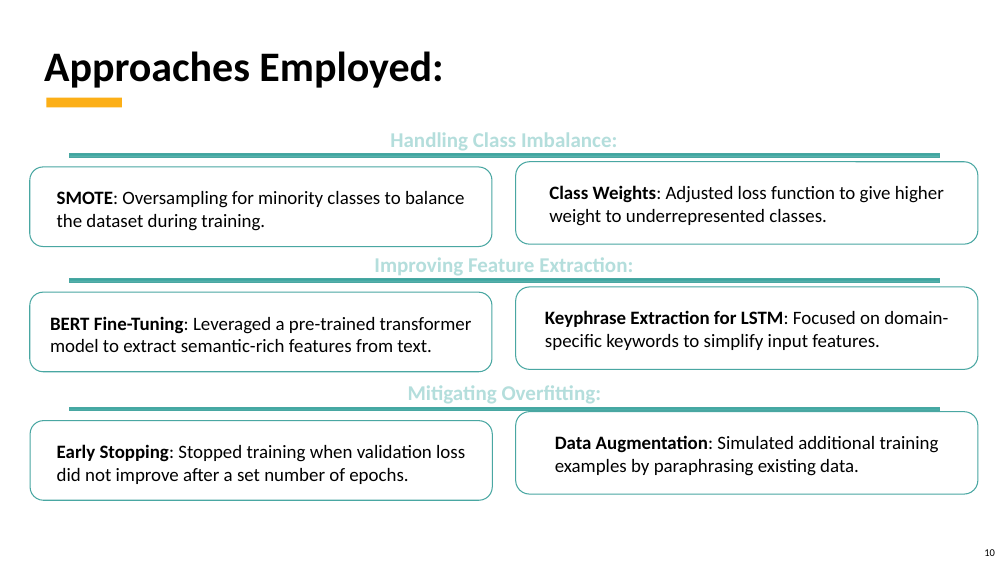
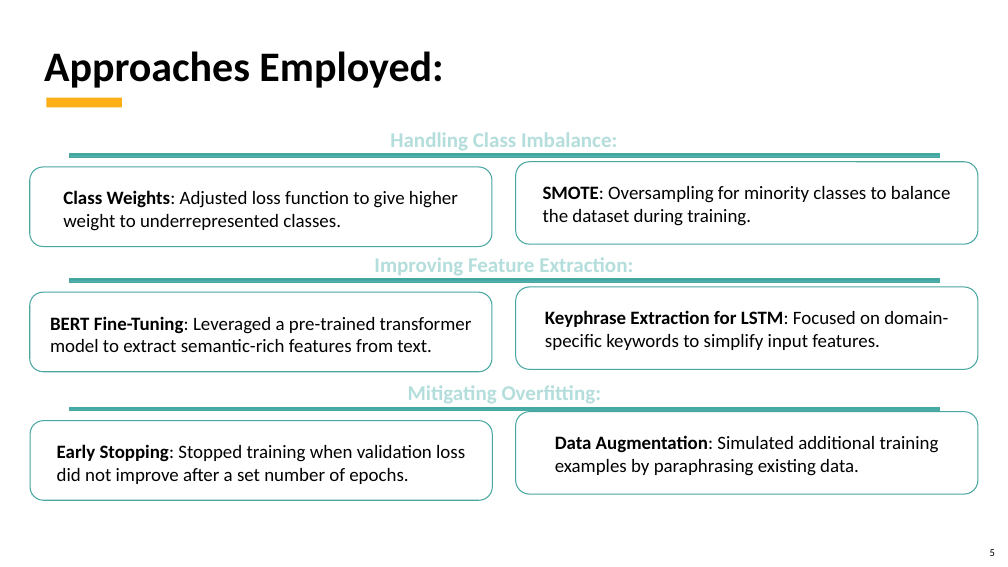
Before and after one commit to kubernetes-world/3666-ANLP-Predicting-ECB-Monetary-Policy, a slide deck: slide 5 of 3666 ANLP - Predicting ECB Monetary Policy.Final Project.pptx (slide 10 before the commit). Drawn at 1008x567 pixels with LibreOffice and Linux fonts; fonts in the diff are those of the drawing; background and template pictures are left out. Boxes give left, top, right and bottom in pixels: in the first picture for what was removed or moved away, otherwise in the second. Text is boxed around its words. In the diff, an @@ line names an element or a change of style, - is before the commit and + after.

```diff
--- a/3666 ANLP - Predicting ECB Monetary Policy.Final Project.pptx
+++ b/3666 ANLP - Predicting ECB Monetary Policy.Final Project.pptx
@@ text in rounded rectangle at [63, 190, 458, 231]: text changed @@
-SMOTE: Oversampling for minority classes to balance the dataset during training.
+Class Weights: Adjusted loss function to give higher weight to underrepresented classes.
@@ text in rounded rectangle at [543, 186, 951, 226]: text changed @@
-Class Weights: Adjusted loss function to give higher weight to underrepresented classes.
+SMOTE: Oversampling for minority classes to balance the dataset during training.
@@ page number at [990, 549, 995, 556]: text changed @@
-10
+5
```
Also in this commit, not shown: 6 other slides changed, 6 slides added, 3 slides removed.
